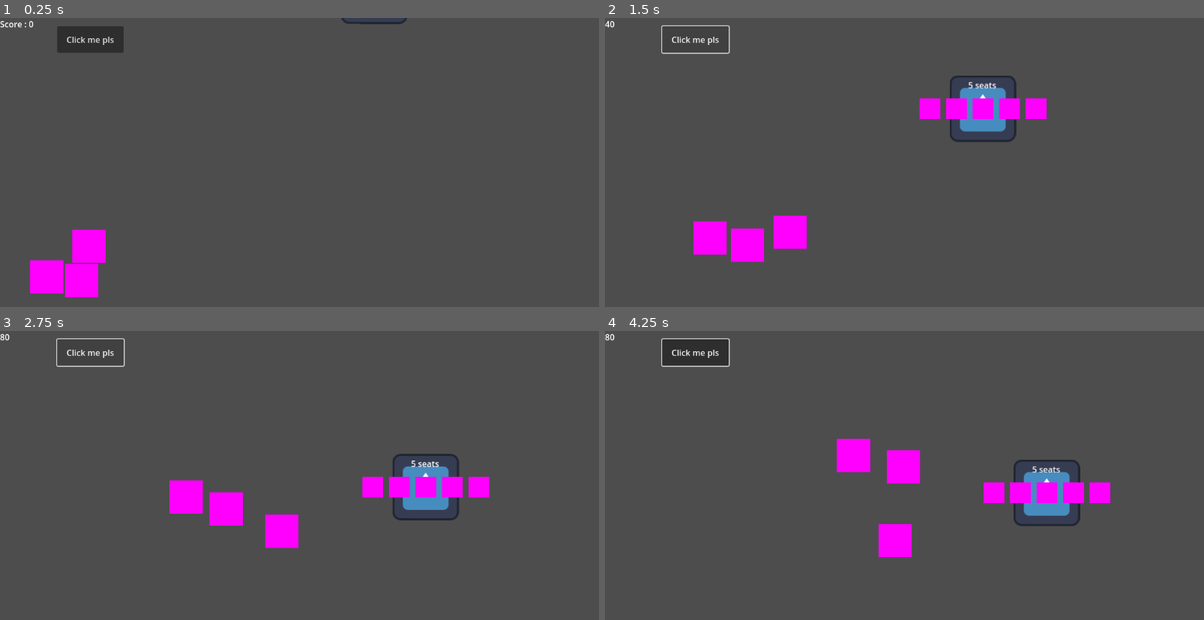
Above: before the commit, frames 1-4 (two rows, left to right).
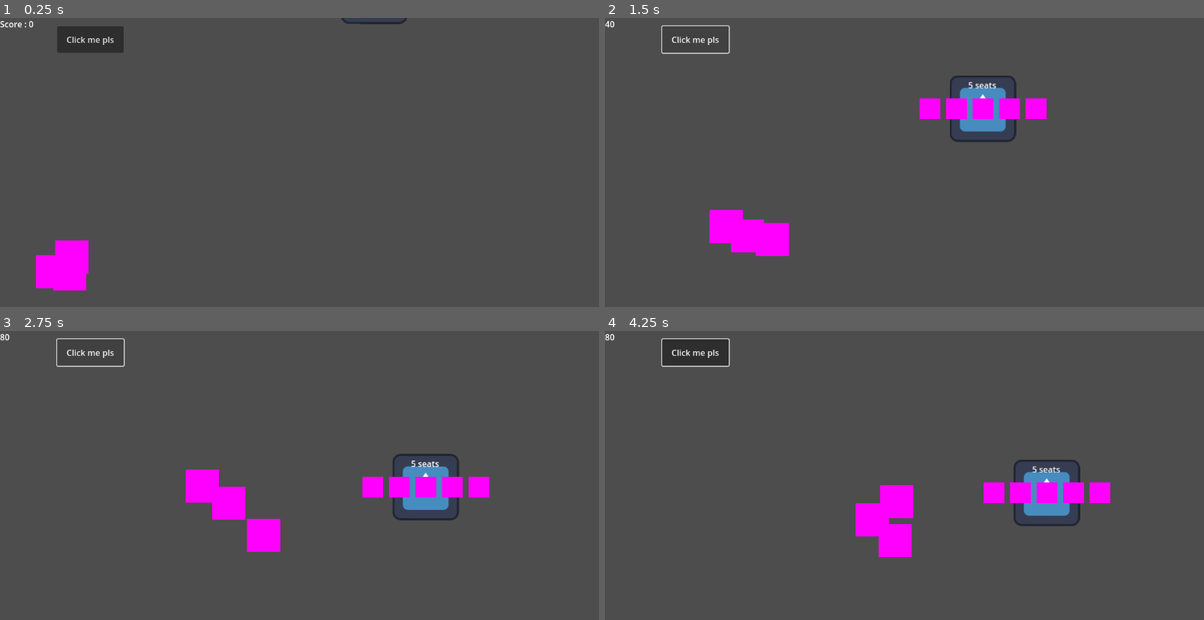
Above: after the commit, the same moments.

Repository: TrennaGiacomo/GayJam2025
Game: Godot game, scene res://game.tscn
Two runs of this game, one before a commit and one after it. Both use one fixed random seed, a clock stepped at 60 frames per second and the inputs below. The engine's default icon, where the game draws it, is replaced by a stand-in: a white triangle on a blue panel in a dark square.
Inputs (mouse positions are in pixels of both pictures, inside the frame that each line leads up to):
- Up to frame 1 (0.25 s): no input
- Up to frame 2 (1.5 s): click "Click me pls" at 0.5 s; click "Click me pls" at 1.25 s
- Up to frame 3 (2.75 s): click "Click me pls" at 2 s
- Up to frame 4 (4.25 s): drag from (790, 495) to (886, 530) at 2.77 s; drag from (904, 527) to (874, 565) at 3.52 s

The runs differ from the first frame. In frame 1, 1.3% of the frame differs, in the area x 5-18%, y 73-97%; in frame 2, 1.7%; in frame 3, 1.9%; in frame 4, 2.5%, in the area x 38-53%, y 37-72%.

Commit message:
Group dragging

Diff:
--- a/gayjam2025/characters/guy.gd
+++ b/gayjam2025/characters/guy.gd
@@ -20,6 +20,7 @@
 var mouseOffset: Vector2
 
 var groupId: int;
+var manager: guyManager;
 
 func _ready() -> void:
 	cam = $'/root/Game/Camera2D' as Camera2D
@@ -58,5 +59,6 @@
 				var mousePos = cam.get_local_mouse_position()
 				mouseOffset = position - mousePos
 				beingMoved = true
+				manager.startMovingGroup(groupId);
 			else:
 				beingMoved = false
--- a/gayjam2025/characters/guy.tscn
+++ b/gayjam2025/characters/guy.tscn
@@ -2,13 +2,13 @@
 
 [ext_resource type="Script" path="res://characters/guy.gd" id="1_q2jt0"]
 
+[sub_resource type="PlaceholderTexture2D" id="PlaceholderTexture2D_ygeed"]
+
 [sub_resource type="RectangleShape2D" id="RectangleShape2D_ypiaw"]
 size = Vector2(64, 64)
 
-[sub_resource type="PlaceholderTexture2D" id="PlaceholderTexture2D_ygeed"]
-
 [sub_resource type="RectangleShape2D" id="RectangleShape2D_adbqn"]
-size = Vector2(66, 66)
+size = Vector2(32, 32)
 
 [node name="Guy" type="RigidBody2D"]
 position = Vector2(32, 32)
@@ -19,14 +19,20 @@
 walkSpeed = 150.0
 dragSpeed = 5.0
 
+[node name="Sprite2D" type="Sprite2D" parent="."]
+scale = Vector2(64, 64)
+texture = SubResource("PlaceholderTexture2D_ygeed")
+
 [node name="Area2D" type="Area2D" parent="."]
+gravity_space_override = 3
+gravity_point = true
+gravity_point_unit_distance = 1024.0
+gravity_point_center = Vector2(0, 0)
+gravity_direction = Vector2(0, 0)
+gravity = -4096.0
 
 [node name="CollisionShape2D" type="CollisionShape2D" parent="Area2D"]
 shape = SubResource("RectangleShape2D_ypiaw")
-
-[node name="Sprite2D" type="Sprite2D" parent="."]
-scale = Vector2(64, 64)
-texture = SubResource("PlaceholderTexture2D_ygeed")
 
 [node name="CollisionShape2D" type="CollisionShape2D" parent="."]
 shape = SubResource("RectangleShape2D_adbqn")
--- a/gayjam2025/characters/guyManager.gd
+++ b/gayjam2025/characters/guyManager.gd
@@ -1,4 +1,5 @@
 extends Node2D
+class_name guyManager;
 
 @export_file var guyPath: String
 
@@ -18,13 +19,16 @@
 
 func spawnGroup(size: int) -> int:
 	var groupId = groups.size();
+	var group = [];
 
 	for i in size:
-		spawn_guy(groupId);
+		group.append(spawn_guy(groupId));
+
+	groups[groupId] = group;
 
 	return groupId;
 
-func spawn_guy(groupId: int) -> void:
+func spawn_guy(groupId: int) -> guy:
 	if (not spawnPoint):
 		printerr("GuyManager: SpawnPoint not found")
 		return
@@ -33,5 +37,11 @@
 	guyInstance.position = spawnPoint.position + Vector2(randf_range(-100, 100), randf_range(-100, 100))
 	guyInstance.targetPoint = walkTarget.position + Vector2(randf_range(-100, 100), randf_range(-100, 100))
 	guyInstance.groupId = groupId;
+	guyInstance.manager = self;
 
 	add_child(guyInstance)
+	return guyInstance;
+
+func startMovingGroup(groupId: int) -> void:
+	for guyInstance in groups[groupId]:
+		(guyInstance as guy).beingMoved = true;
